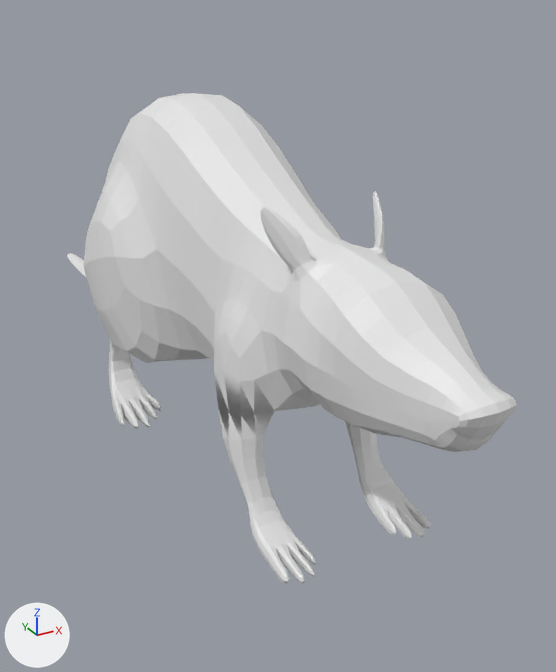
Before and after pictures for a commit that changed the glTF model assets/rat.glb.
Both versions are drawn from a 50 mm lens placed at (-2.08, -4.01, 2.85), pointed at (0.56, 0.78, 0.45). Every picture has the same lights, and +X, +Y and +Z are marked at lower left. The older version comes first. Where no turn or scale is listed for an object, it has been applied to the vertices. Vertices at exactly the same position are counted once.

The first picture shows 'mouse'.
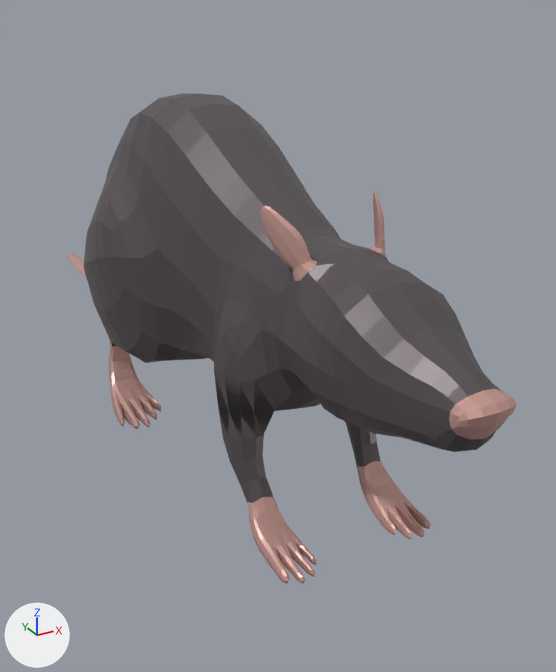
Diff of the bpy script that builds the scene:
```diff
--- a/assets/rat.glb.py
+++ b/assets/rat.glb.py
@@ mat_pink @@
+mat_pink = principled_material('Pink')
+mat_pink.base_color = (0.64, 0.368, 0.329)  # pink #d1a39b
+mat_pink.metallic = 0.4
+mat_pink.roughness = 0.415
@@ mat_grey @@
+mat_grey = principled_material('Grey')
+mat_grey.base_color = (0.114, 0.096, 0.105)  # dark grey #5f575b
+mat_grey.metallic = 0.4
+mat_grey.roughness = 0.415
@@ me_mouse @@
 me_mouse.from_pydata(...)  # 1998 vertices, 4004 faces; spans x -0.74..0.74, y -2.07..4.91, z -0.02..2.27
 # used by ob_mouse; location = (0.0, 0.0, 0.0)
+# me_mouse part 1: 1460 of the faces centred in x -0.74..0.74, y -2.0..2.07, z 0.2..2.25 switch from mat_critter (white #e7e7e7) to mat_grey (dark grey #5f575b)
+# me_mouse part 2: 1280 of the faces centred in x -0.73..0.73, y 0.69..4.9, z -0.02..0.87 switch from mat_critter (white #e7e7e7) to mat_pink (pink #d1a39b)
+# me_mouse part 3: 840 of the faces centred in x -0.5..0.5, y -1.24..-0.71, z -0.02..0.2 switch from mat_critter (white #e7e7e7) to mat_pink (pink #d1a39b)
+# me_mouse part 4: 304 of the faces centred in x -0.35..0.35, y -0.96..-0.68, z 1.59..1.91 switch from mat_critter (white #e7e7e7) to mat_pink (pink #d1a39b)
+# me_mouse part 5: 120 of the faces centred in x -0.15..0.15, y -2.06..-1.95, z 1.18..1.37 switch from mat_critter (white #e7e7e7) to mat_pink (pink #d1a39b)
```

Pixel boxes (x1, y1, x2, y2) of what changed, in the pictures (556 x 672 px):
part 1 of me_mouse, recoloured (white to dark grey): (84, 93, 501, 504) in both
part 2 of me_mouse, recoloured (darker): (67, 253, 161, 429) in both
part 3 of me_mouse, recoloured (darker): (247, 460, 431, 584) in both
part 4 of me_mouse, recoloured (darker): (260, 191, 386, 281) in both
part 5 of me_mouse, recoloured (white to pink): (449, 389, 517, 439) in both
